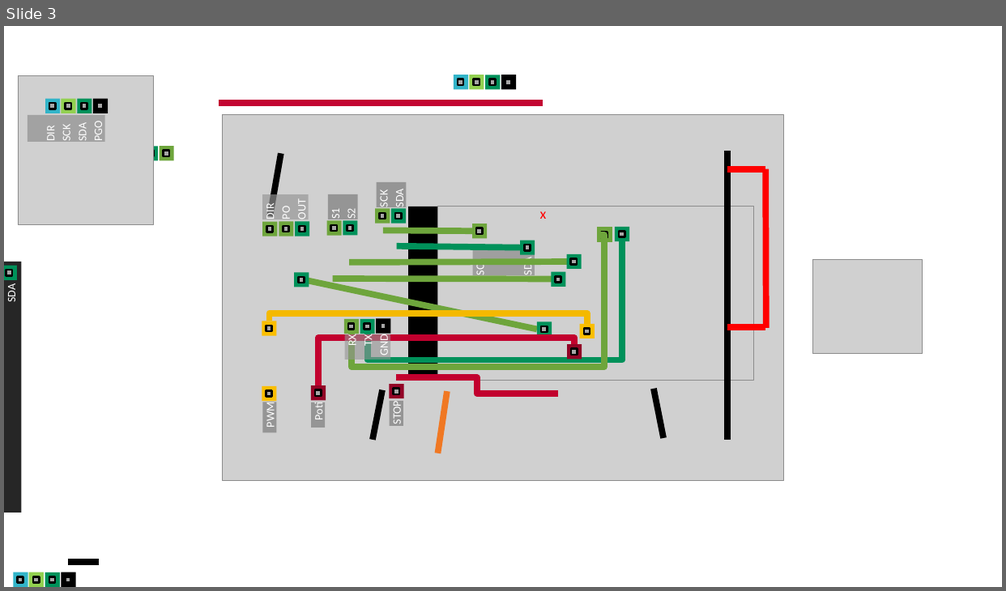
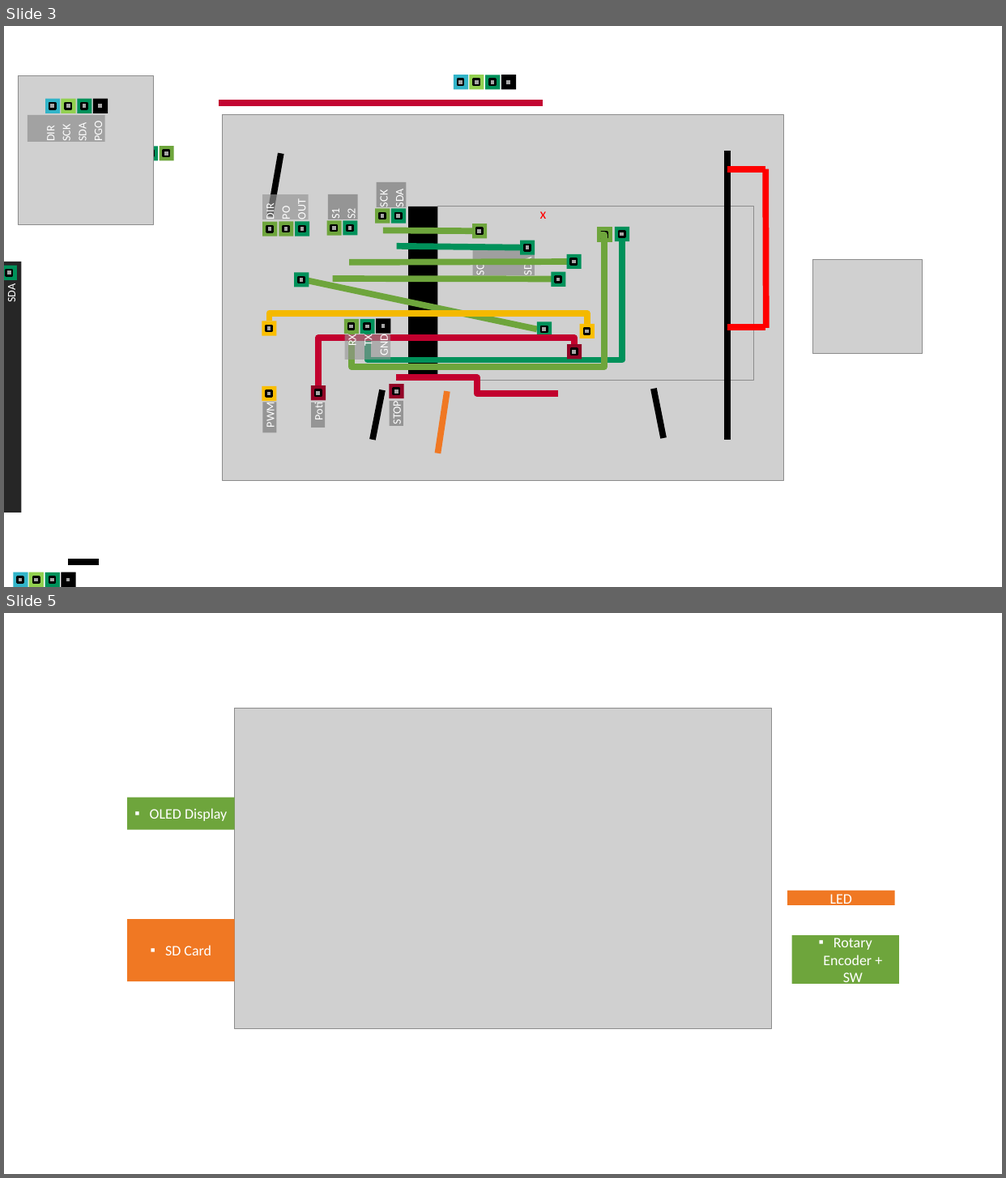
Before and after one commit to BasementEngineering/lekey, a slide deck: docs/images/Shematic.pptx. Shown one above the other, each under a label of ours: slide 3 before the commit, slides 3 and 5 after it; the slides between them are not shown. The pictures are 1006x591 and 1006x1178 pixels, drawn with LibreOffice and Linux fonts; fonts in the diff are those of the drawing; grey boxes stand for pictures. Boxes give left, top, right and bottom in pixels: in the first picture for what was removed or moved away, otherwise in the second. Text is boxed around its words. In the diff, an @@ line names an element or a change of style, - is before the commit and + after.

Commit message:
Added bitmap output to oled display

```diff
--- a/docs/images/Shematic.pptx
+++ b/docs/images/Shematic.pptx
@@ slide 5 added at box(4, 613, 1002, 1174), background #FFFFFF @@
@@ picture added at box(235, 708, 771, 1029) @@
@@ rectangle added at box(127, 797, 235, 829), fill #6EA53C, 14 pt, text #FFFFFF @@
+▪ OLED Display
@@ rectangle added at box(788, 891, 895, 905), fill #F07823, 14 pt, text #FFFFFF @@
+LED
@@ rectangle added at box(127, 919, 235, 982), fill #F07823, 14 pt, text #FFFFFF @@
+▪ SD Card
@@ rectangle added at box(792, 935, 899, 984), fill #6EA53C, 14 pt, text #FFFFFF @@
+▪ Rotary Encoder + SW
```
Also in this commit, not shown: 1 other slide added, 6 other files.
